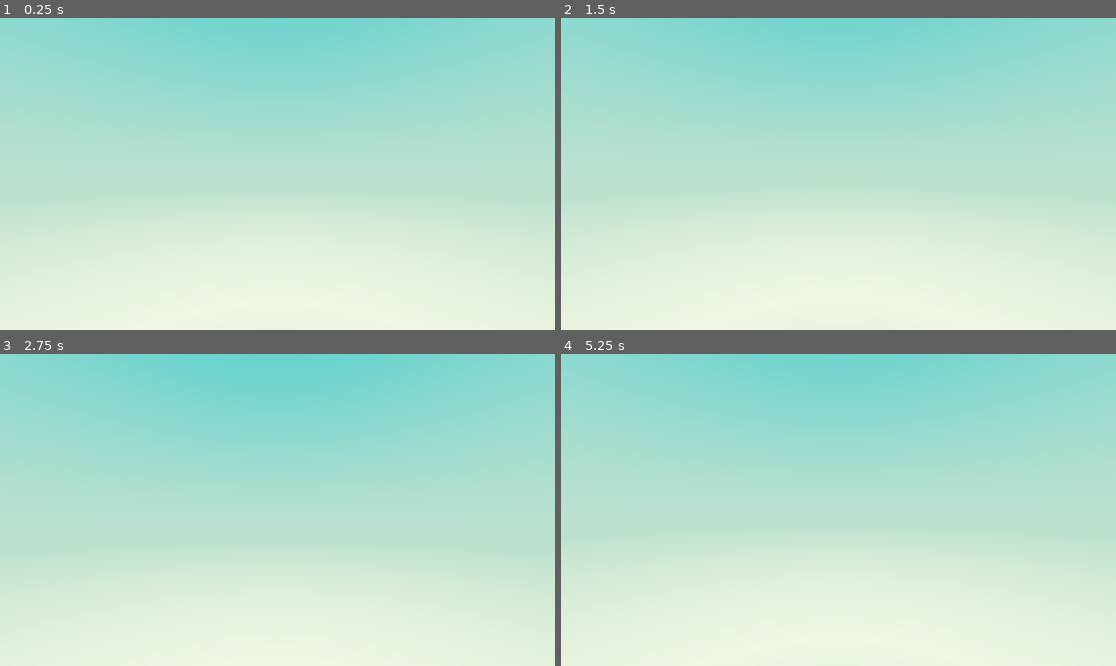
Above: before the commit, frames 1-4 (two rows, left to right).
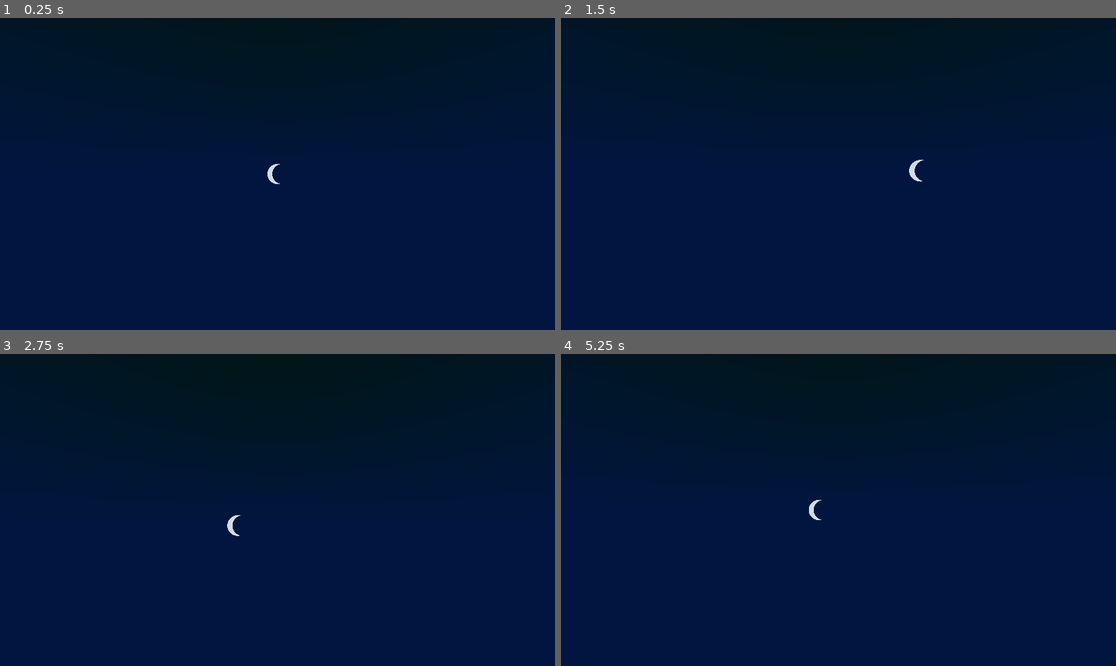
Above: after the commit, the same moments.

Repository: Hylley/Minedot
Game: Godot game, scene res://Scenes/World/world.tscn
Same seed, same stepped clock (60 frames per second), same inputs: the game is played once before the commit and once after it.
Inputs (mouse positions are in pixels of both pictures, inside the frame that each line leads up to):
- Up to frame 1 (0.25 s): no input
- Up to frame 2 (1.5 s): tap Enter at 0.5 s; move the mouse to (866, 174) at 0.52 s; hold W (Forward) from 0.53 s (still down); right-click (866, 174) at 0.6 s; tap Space (Jump) at 0.77, 1.25 s; move the mouse to (810, 174) at 1.27 s; tap Shift (Crouch) at 1.35 s
- Up to frame 3 (2.75 s): keep holding W (Forward); tap Space (Jump) at 1.52 s; right-click (249, 510) at 1.55 s; tap Enter at 2 s; move the mouse to (288, 503) at 2.02 s; click (288, 503) at 2.1 s; right-click (288, 503) at 2.3 s
- Up to frame 4 (5.25 s): keep holding W (Forward); tap Space (Jump) at 2.75, 3.02, 3.77, 4.25, 4.52 s; move the mouse to (832, 516) at 2.77 s; right-click (832, 516) at 2.85 s; tap Enter at 3.5 s; move the mouse to (877, 513) at 3.52 s; hold R (Quick Zoom) 3.53-4.28 s; right-click (877, 513) at 3.8 s; move the mouse to (794, 506) at 4.27 s; tap Ctrl (Sprint) at 4.35 s; right-click (794, 506) at 4.55 s; move the mouse to (844, 510) at 5.02 s; right-click (844, 510) at 5.1 s

The runs differ from the first frame. In frame 1, 100% of the frame differs, in the area x 0-100%, y 0-100%; in frame 2, 100%; in frame 3, 100%; in frame 4, 100%.

Commit message:
Added sound support!
Not so much optmized but it works

Diff:
--- a/Scenes/World/world.tscn
+++ b/Scenes/World/world.tscn
@@ -56,19 +56,25 @@
 background_mode = 2
 sky = SubResource("Sky_bq4ak")
 ambient_light_source = 2
-ambient_light_color = Color(0.54902, 0.54902, 0.54902, 1)
+ambient_light_color = Color(0.639216, 0.639216, 0.639216, 1)
+ambient_light_sky_contribution = 0.0
+ambient_light_energy = 0.5
+reflected_light_source = 2
 tonemap_mode = 2
 tonemap_white = 8.0
 ssao_enabled = true
 ssao_radius = 2.0
 ssao_intensity = 3.0
-volumetric_fog_enabled = true
+fog_enabled = true
+fog_light_color = Color(0.654902, 0.686275, 0.733333, 1)
+fog_aerial_perspective = 1.0
+fog_sky_affect = 0.2
 volumetric_fog_density = 0.02
 volumetric_fog_emission_energy = 0.0
 volumetric_fog_gi_inject = 0.0
 volumetric_fog_detail_spread = 0.5
 volumetric_fog_ambient_inject = 1.0
-volumetric_fog_sky_affect = 0.5
+volumetric_fog_sky_affect = 0.2
 
 [node name="World" type="Node3D"]
 
@@ -76,7 +82,7 @@
 environment = SubResource("Environment_msn37")
 
 [node name="DirectionalLight3D" type="DirectionalLight3D" parent="WorldEnvironment"]
-transform = Transform3D(0.615662, 0.708259, 0.345441, -3.83236e-08, -0.438371, 0.898794, 0.788011, -0.553353, -0.269888, 0.104811, 6.59885, 0)
+transform = Transform3D(1, 0, 0, 0, 1, 0, 0, 0, 1, 0.104811, 6.59885, 0)
 light_energy = 2.0
 shadow_enabled = true
 script = ExtResource("2_aambj")
--- a/Scripts/Player.gd
+++ b/Scripts/Player.gd
@@ -113,7 +113,7 @@
 			FragmentManager.break_cube(raycast.get_collider().global_position, focusing)
 
 		if Input.is_action_just_pressed('Interact'):
-			FragmentManager.place_cube(raycast.get_collider().global_position, focusing + norma, Cube.State.grass)
+			FragmentManager.place_cube(raycast.get_collider().global_position, focusing + norma, Cube.State.stone)
 
 	else:
 		cube_highlight.visible = false
--- a/Scripts/Static/Cube.gd
+++ b/Scripts/Static/Cube.gd
@@ -42,7 +42,10 @@
 	is_transparent,
 	rotate_uv_x,
 	rotate_uv_y,
-	rotate_uv_z
+	rotate_uv_z,
+	cube_remove_sound,
+	cube_append_sound,
+	cube_walk_soud
 }
 const DETAILS_TEXTURE_FACES := [Cube.Details.top_texture, Cube.Details.bottom_texture, Cube.Details.left_texture, Cube.Details.right_texture, Cube.Details.front_texture, Cube.Details.back_texture]
 
@@ -58,7 +61,9 @@
 		Details.top_texture  : Vector2i(0, 0), Details.bottom_texture: Vector2i(2, 0), # Coordinates into the atlas texture file
 		Details.left_texture : Vector2i(1, 0), Details.right_texture : Vector2i(1, 0),
 		Details.front_texture: Vector2i(1, 0), Details.back_texture  : Vector2i(1, 0),
-		Details.rotate_uv_x: false, Details.rotate_uv_y: true, Details.rotate_uv_z: false
+		Details.rotate_uv_x: false, Details.rotate_uv_y: true, Details.rotate_uv_z: false,
+		Details.cube_remove_sound: 'res://Assets/Sound/Effect/Fantozzi-SandL1.ogg',
+		Details.cube_append_sound: 'res://Assets/Sound/Effect/Fantozzi-SandL3.ogg'
 	},
 	State.dirt:
 	{
@@ -66,7 +71,9 @@
 		Details.top_texture  : Vector2i(2, 0), Details.bottom_texture: Vector2i(2, 0),
 		Details.left_texture : Vector2i(2, 0), Details.right_texture : Vector2i(2, 0),
 		Details.front_texture: Vector2i(2, 0), Details.back_texture  : Vector2i(2, 0),
-		Details.rotate_uv_x: true, Details.rotate_uv_y: true, Details.rotate_uv_z: true
+		Details.rotate_uv_x: true, Details.rotate_uv_y: true, Details.rotate_uv_z: true,
+		Details.cube_remove_sound: 'res://Assets/Sound/Effect/Fantozzi-SandR1.ogg',
+		Details.cube_append_sound: 'res://Assets/Sound/Effect/Fantozzi-SandR3.ogg'
 	},
 	State.stone:
 	{
@@ -74,7 +81,9 @@
 		Details.top_texture  : Vector2i(0, 1), Details.bottom_texture: Vector2i(0, 1),
 		Details.left_texture : Vector2i(0, 1), Details.right_texture : Vector2i(0, 1),
 		Details.front_texture: Vector2i(0, 1), Details.back_texture  : Vector2i(0, 1),
-		Details.rotate_uv_x: true, Details.rotate_uv_y: true, Details.rotate_uv_z: true
+		Details.rotate_uv_x: true, Details.rotate_uv_y: true, Details.rotate_uv_z: true,
+		Details.cube_remove_sound: 'res://Assets/Sound/Effect/Fantozzi-StoneL1.ogg',
+		Details.cube_append_sound: 'res://Assets/Sound/Effect/Fantozzi-StoneR3.ogg'
 	},
 	State.glass:
 	{
@@ -82,6 +91,8 @@
 		Details.top_texture  : Vector2i(1, 1), Details.bottom_texture: Vector2i(1, 1),
 		Details.left_texture : Vector2i(1, 1), Details.right_texture : Vector2i(1, 1),
 		Details.front_texture: Vector2i(1, 1), Details.back_texture  : Vector2i(1, 1),
-		Details.rotate_uv_x: false, Details.rotate_uv_y: false, Details.rotate_uv_z: false
+		Details.rotate_uv_x: false, Details.rotate_uv_y: false, Details.rotate_uv_z: false,
+		Details.cube_remove_sound: 'res://Assets/Sound/Effect/221528__unfa__glass-break.ogg',
+		Details.cube_append_sound: 'res://Assets/Sound/Effect/639745__ryanz-official__glass-hit.ogg'
 	}
 }
--- a/Scripts/World/Renderer/Fragment.gd
+++ b/Scripts/World/Renderer/Fragment.gd
@@ -106,8 +106,19 @@
 	   relative_position.z < 0 or relative_position.z >= FragmentManager.DIMENSIONS.z
 
 func change_cube(local_position : Vector3i, cube_state : Cube.State) -> void:
-	if cube_state == Cube.State.air: generate_break_cpu_particle(global_position + Vector3(local_position) + Vector3(.5, .5, .5), cubes[local_position.x][local_position.y][local_position.z])
+	if cube_state == Cube.State.air:
+		generate_break_cpu_particle(global_position + Vector3(local_position) + Vector3(.5, .5, .5), cubes[local_position.x][local_position.y][local_position.z])
+	else:
+		var audio_source : AudioStreamPlayer3D = AudioStreamPlayer3D.new()
+		audio_source.stream = load(Cube.MAP[cube_state][Cube.Details.cube_append_sound])
+		add_child(audio_source)
+		audio_source.global_position = global_position + Vector3(local_position)
+		audio_source.play()
+		get_tree().create_timer(audio_source.stream.get_length(), false).connect("timeout", audio_source.queue_free)
+
 	cubes[local_position.x][local_position.y][local_position.z] = cube_state
+
+
 
 	render()
 
@@ -133,7 +144,14 @@
 	new_particle.mesh.clear_surfaces()
 	mdt.commit_to_surface(new_particle.mesh)
 
+	var audio_source : AudioStreamPlayer3D = AudioStreamPlayer3D.new()
+	audio_source.stream = load(Cube.MAP[cube_state][Cube.Details.cube_remove_sound])
+
+	new_particle.add_child(audio_source)
 	add_child(new_particle)
 	new_particle.global_position = new_particle_position
 	new_particle.emitting = true
+	audio_source.play()
+
+
 	get_tree().create_timer(new_particle.lifetime, false).connect("timeout", new_particle.queue_free)
Not shown, added: Assets/Sound/Effect/221528__unfa__glass-break.ogg.import
Not shown, added: Assets/Sound/Effect/639745__ryanz-official__glass-hit.ogg.import
Not shown, added: Assets/Sound/Effect/Fantozzi-SandL1.ogg.import
Not shown, added: Assets/Sound/Effect/Fantozzi-SandL2.ogg.import
Not shown, added: Assets/Sound/Effect/Fantozzi-SandL3.ogg.import
Not shown, added: Assets/Sound/Effect/Fantozzi-SandR1.ogg.import
Not shown, added: Assets/Sound/Effect/Fantozzi-SandR2.ogg.import
Not shown, added: Assets/Sound/Effect/Fantozzi-SandR3.ogg.import
Not shown, added: Assets/Sound/Effect/Fantozzi-StoneL1.ogg.import
Not shown, added: Assets/Sound/Effect/Fantozzi-StoneL2.ogg.import
Not shown, added: Assets/Sound/Effect/Fantozzi-StoneL3.ogg.import
Not shown, added: Assets/Sound/Effect/Fantozzi-StoneR1.ogg.import
(and 17 more such lines)
